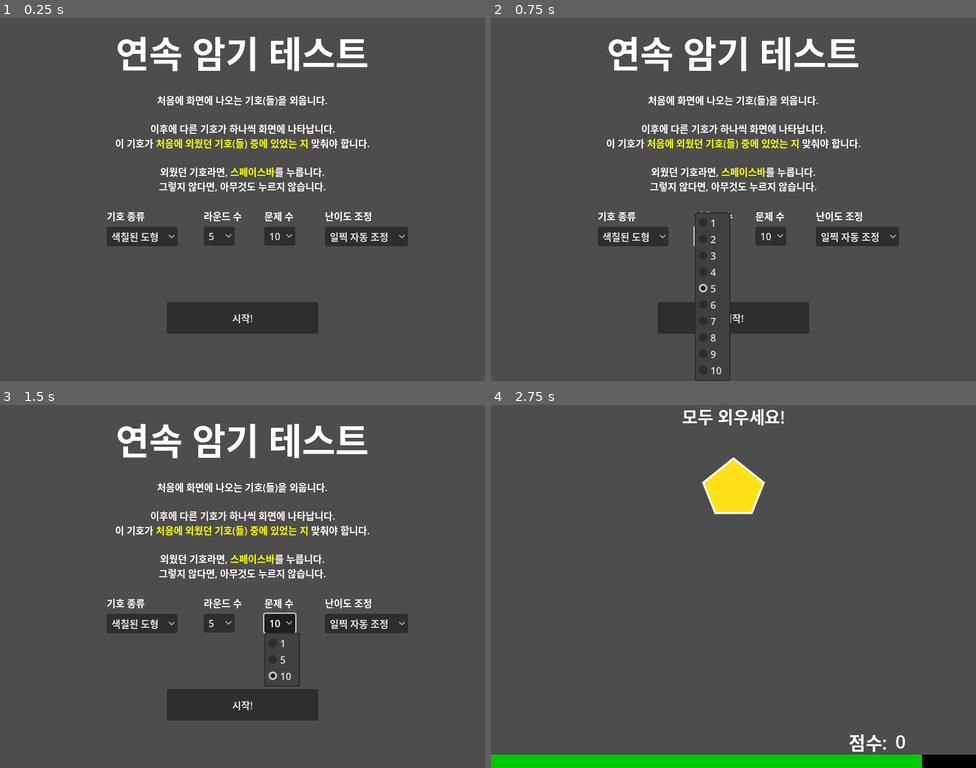
Above: before the commit, frames 1-4 (two rows, left to right).
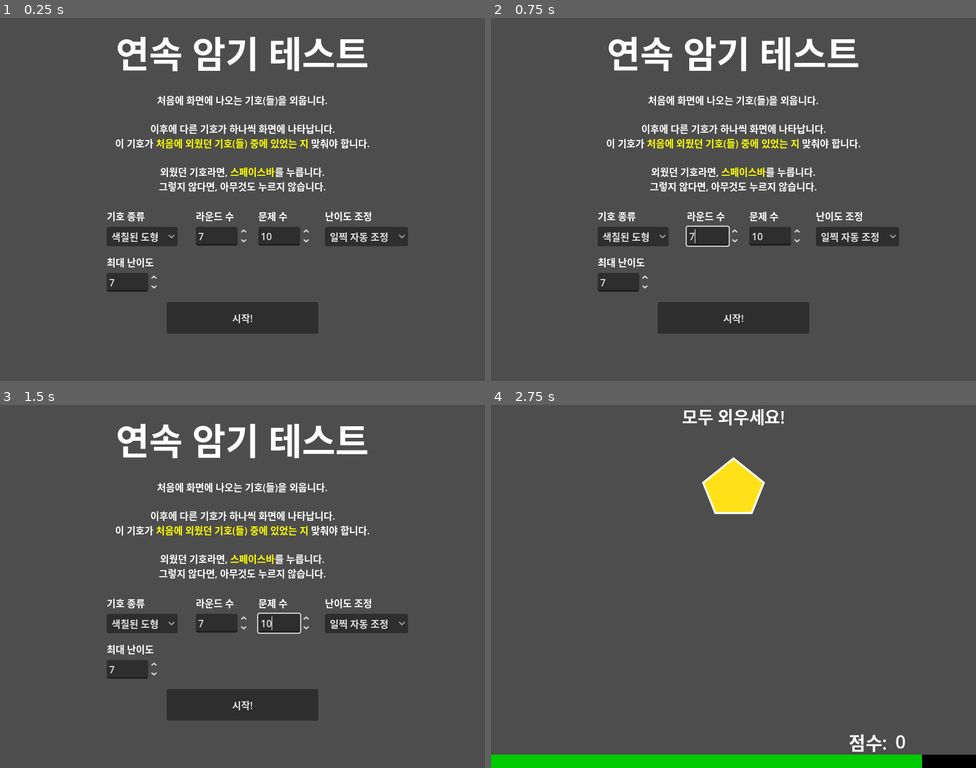
Above: after the commit, the same moments.

Repository: twilight-devcra/immersion-continuous-memory-test
Game: Godot game, scene res://scenes/startup_screen.tscn
The game is run twice, just before and just after one commit, with the same random seed, the same clock (stepped at 60 frames per second) and the same inputs.
Inputs (mouse positions are in pixels of both pictures, inside the frame that each line leads up to):
- Up to frame 1 (0.25 s): no input
- Up to frame 2 (0.75 s): click (709, 235) at 0.5 s, where only the run before the commit has a clickable "5"
- Up to frame 3 (1.5 s): click (281, 622) at 1.25 s, where only the run before the commit has a clickable "10"
- Up to frame 4 (2.75 s): click "시작!" at 2 s

The runs differ from the first frame. In frame 1, 1.1% of the frame differs, in the area x 22-64%, y 53-76%; in frame 2, 1.7%, in the area x 22-64%, y 53-100%; in frame 3, 1.4%; in frame 4, nothing differs.

Commit message:
add max level config

Diff:
--- a/scenes/startup_screen.tscn
+++ b/scenes/startup_screen.tscn
@@ -34,48 +34,6 @@
 popup/item_1/text = "색칠된 도형"
 popup/item_1/id = 1
 
-[node name="RoundNumSelect" type="OptionButton" parent="."]
-offset_left = 336.0
-offset_top = 346.0
-offset_right = 387.0
-offset_bottom = 377.0
-selected = 4
-item_count = 10
-popup/item_0/text = "1"
-popup/item_0/id = 1
-popup/item_1/text = "2"
-popup/item_1/id = 2
-popup/item_2/text = "3"
-popup/item_2/id = 3
-popup/item_3/text = "4"
-popup/item_3/id = 4
-popup/item_4/text = "5"
-popup/item_4/id = 5
-popup/item_5/text = "6"
-popup/item_5/id = 6
-popup/item_6/text = "7"
-popup/item_6/id = 7
-popup/item_7/text = "8"
-popup/item_7/id = 8
-popup/item_8/text = "9"
-popup/item_8/id = 9
-popup/item_9/text = "10"
-popup/item_9/id = 10
-
-[node name="ProblemNumSelect" type="OptionButton" parent="."]
-offset_left = 436.0
-offset_top = 346.0
-offset_right = 487.0
-offset_bottom = 377.0
-selected = 2
-item_count = 3
-popup/item_0/text = "1"
-popup/item_0/id = 0
-popup/item_1/text = "5"
-popup/item_1/id = 1
-popup/item_2/text = "10"
-popup/item_2/id = 2
-
 [node name="DifficultyCurveSelect" type="OptionButton" parent="."]
 offset_left = 536.0
 offset_top = 346.0
@@ -98,16 +56,16 @@
 text = "기호 종류"
 
 [node name="Label2" type="Label" parent="."]
-offset_left = 336.0
+offset_left = 323.0
 offset_top = 316.0
-offset_right = 405.0
+offset_right = 392.0
 offset_bottom = 339.0
 text = "라운드 수"
 
 [node name="Label3" type="Label" parent="."]
-offset_left = 436.0
+offset_left = 426.0
 offset_top = 316.0
-offset_right = 489.0
+offset_right = 479.0
 offset_bottom = 339.0
 text = "문제 수"
 
@@ -125,4 +83,35 @@
 offset_bottom = 522.0
 text = "시작!"
 
+[node name="MaxLevel" type="SpinBox" parent="."]
+offset_left = 176.0
+offset_top = 422.0
+offset_right = 262.563
+offset_bottom = 453.0
+min_value = 1.0
+value = 7.0
+
+[node name="Label5" type="Label" parent="."]
+offset_left = 176.0
+offset_top = 392.0
+offset_right = 245.0
+offset_bottom = 415.0
+text = "최대 난이도"
+
+[node name="RoundNum" type="SpinBox" parent="."]
+offset_left = 323.0
+offset_top = 346.0
+offset_right = 410.0
+offset_bottom = 377.0
+min_value = 1.0
+value = 7.0
+
+[node name="ProblemNum" type="SpinBox" parent="."]
+offset_left = 426.0
+offset_top = 346.0
+offset_right = 513.0
+offset_bottom = 377.0
+min_value = 1.0
+value = 10.0
+
 [connection signal="pressed" from="ReadyButton" to="." method="_on_ready_button_pressed"]
--- a/scripts/main_level.gd
+++ b/scripts/main_level.gd
@@ -9,6 +9,7 @@
 @export var round_problem_count:int = 10
 @export var symbol_type:SymbolMeta.Types = SymbolMeta.Types.COLORED_SQUARES
 @export var difficulty_curve:RoundManager.DifficultyCurve = RoundManager.DifficultyCurve.INCREMENTING
+@export var max_difficulty:int = 7
 @export var score_increment:int = 1000
 @export var correct_streak_trigger:int = 5
 @export var incorrect_streak_trigger:int = 2
@@ -37,16 +38,17 @@
 	self.remove_child(self.current_round)
 	self.current_round.queue_free()
 
-func init(symbol_type:SymbolMeta.Types, rounds:int, problems:int, difficulty_curve:RoundManager.DifficultyCurve) -> void:
+func init(symbol_type:SymbolMeta.Types, rounds:int, problems:int, difficulty_curve:RoundManager.DifficultyCurve, max_difficulty:int) -> void:
 	self.symbol_type = symbol_type
 	self.rounds = rounds
 	self.round_problem_count = problems
 	self.difficulty_curve = difficulty_curve
+	self.max_difficulty = max_difficulty
 
 # Called when the node enters the scene tree for the first time.
 func _ready() -> void:
 	self.total_problem_count = self.rounds * self.round_problem_count
-	self.manager = RoundManager.new(self.symbol_type, self.difficulty_curve)
+	self.manager = RoundManager.new(self.symbol_type, self.difficulty_curve, self.max_difficulty)
 	self.new_round()
 
 
--- a/scripts/round_manager.gd
+++ b/scripts/round_manager.gd
@@ -20,6 +20,7 @@
 
 var symbol_type:SymbolMeta.Types
 var difficulty_curve:DifficultyCurve
+var manual_max_difficulty:int
 
 var current_difficulty: int
 
@@ -34,25 +35,30 @@
 func can_raise_difficulty() -> bool:
 	if len(self.round_results) == 0:
 		return true
-	return self.round_results[-1].difficulty < self.round_results[-1].round_set.max_level()
+	return self.round_results[-1].difficulty < self.max_difficulty()
+
+func max_difficulty() -> int:
+	if len(self.round_results) == 0:
+		return self.manual_max_difficulty
+	return min(self.round_results[-1].round_set.max_level(), self.manual_max_difficulty)
 
 func next_round_difficulty(force_increment:int=0) -> int:
 	if force_increment != 0:
-		return max(1, min(self.current_difficulty + force_increment, self.round_results[-1].round_set.max_level()))
+		return max(1, min(self.current_difficulty + force_increment, self.max_difficulty()))
 
 	match self.difficulty_curve:
 		DifficultyCurve.INCREMENTING:
 			if len(self.round_results) == 0:
 				return 1
 
-			return min(self.current_difficulty + 1, self.round_results[-1].round_set.max_level())
+			return min(self.current_difficulty + 1, self.max_difficulty())
 		DifficultyCurve.AUTO_EARLY, DifficultyCurve.AUTO:
 			if len(self.round_results) == 0:
 				return 1
 
 			var accuracy = self.round_results[-1].correct_ratio()
 			if accuracy >= 0.9:
-				return min(self.current_difficulty + 1, self.round_results[-1].round_set.max_level())
+				return min(self.current_difficulty + 1, self.max_difficulty())
 			elif accuracy < 0.7:
 				return max(1, self.current_difficulty - 1)
 			else:
@@ -79,7 +85,8 @@
 	file.store_string(JSON.stringify(export_data, '\t'))
 
 
-func _init(symbol_type:SymbolMeta.Types, curve:DifficultyCurve) -> void:
+func _init(symbol_type:SymbolMeta.Types, curve:DifficultyCurve, max_difficulty:int) -> void:
 	self.symbol_type = symbol_type
 	self.difficulty_curve = curve
+	self.manual_max_difficulty = max_difficulty
 	self.current_difficulty = 1
--- a/scripts/startup_screen.gd
+++ b/scripts/startup_screen.gd
@@ -10,20 +10,6 @@
 			return SymbolMeta.Types.COLORED_SHAPES
 		_:
 			return SymbolMeta.Types.COLORED_SQUARES
-
-func round_num(id:int) -> int:
-	return id
-
-func problem_num(id:int) -> int:
-	match id:
-		0:
-			return 1
-		1:
-			return 5
-		2:
-			return 10
-		_:
-			return 1
 
 func difficulty_curve(id:int) -> RoundManager.DifficultyCurve:
 	match id:
@@ -50,9 +36,10 @@
 	var main_level = main_level_scene.instantiate()
 	main_level.init(
 		self.symbol_type($SymbolTypeSelect.get_selected_id()),
-		self.round_num($RoundNumSelect.get_selected_id()),
-		self.problem_num($ProblemNumSelect.get_selected_id()),
-		self.difficulty_curve($DifficultyCurveSelect.get_selected_id())
+		$RoundNum.value,
+		$ProblemNum.value,
+		self.difficulty_curve($DifficultyCurveSelect.get_selected_id()),
+		$MaxLevel.value
 	)
 
 	self.get_tree().root.add_child(main_level)
